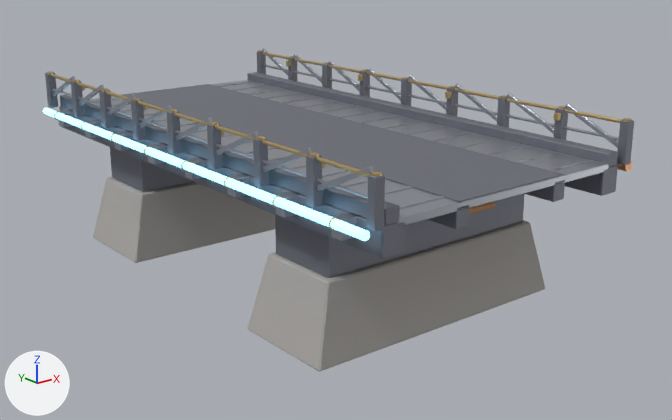
A saved change to the glTF model blender/exports/map/gearforge_bridge_heavy.glb.
Both versions are drawn from a camera (50 mm lens) standing at (-31.3, -42.4, 19.7) and looking at (1.2, -1.7, 3.4). The axes (+X, +Y, +Z) are drawn at lower left. The lights are the same throughout. The first picture is the older version. Vertices at exactly the same position are counted once.

The first picture shows 'gearforge_bridge_heavy_lod0'.
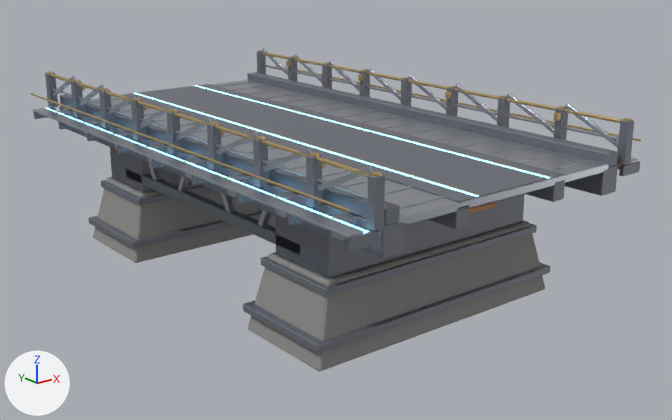
Changed parts and their boxes [x1, y1, x2, y2] in the pictures (672 x 420 px):
'gearforge_bridge_heavy_lod0', reshaped: before [43, 48, 634, 372]; after [31, 48, 642, 372]
part 1 of me_gearforge_bridge_heavy_lod0_mesh, added: after [243, 262, 550, 354]
part 2 of me_gearforge_bridge_heavy_lod0_mesh, added: after [261, 223, 537, 297]
part 3 of me_gearforge_bridge_heavy_lod0_mesh, added: after [88, 211, 275, 248]
part 4 of me_gearforge_bridge_heavy_lod0_mesh, added: after [101, 180, 213, 205]
part 5 of me_gearforge_bridge_heavy_lod0_mesh, added: after [126, 169, 300, 255]
part 6 of me_gearforge_bridge_heavy_lod0_mesh, added: after [349, 230, 379, 251]
part 7 of me_gearforge_bridge_heavy_lod0_mesh, added: after [288, 207, 318, 226]
part 8 of me_gearforge_bridge_heavy_lod0_mesh, added: after [236, 187, 265, 204]
part 9 of me_gearforge_bridge_heavy_lod0_mesh, added: after [191, 169, 219, 185]
part 10 of me_gearforge_bridge_heavy_lod0_mesh, added: after [152, 154, 178, 169]
part 11 of me_gearforge_bridge_heavy_lod0_mesh, added: after [117, 140, 142, 154]
part 12 of me_gearforge_bridge_heavy_lod0_mesh, added: after [86, 128, 110, 141]
part 13 of me_gearforge_bridge_heavy_lod0_mesh, added: after [58, 117, 82, 129]
part 14 of me_gearforge_bridge_heavy_lod0_mesh, added: after [33, 108, 56, 119]
part 15 of me_gearforge_bridge_heavy_lod0_mesh, added: after [619, 161, 640, 176]
part 16 of me_gearforge_bridge_heavy_lod0_mesh, added: after [31, 65, 642, 238]
part 17 of me_gearforge_bridge_heavy_lod0_mesh, recoloured: [93, 177, 545, 372] in both

The change, as a diff of the scene's bpy script:
```diff
--- a/blender/exports/map/gearforge_bridge_heavy.glb.py
+++ b/blender/exports/map/gearforge_bridge_heavy.glb.py
@@ mat_gearforge_stone_map @@
+mat_gearforge_stone_map = principled_material('gearforge_stone_map')
+mat_gearforge_stone_map.base_color = (0.28, 0.27, 0.26)  # grey #908e8b
+mat_gearforge_stone_map.metallic = 0.08
+mat_gearforge_stone_map.roughness = 0.88
@@ me_gearforge_bridge_heavy_lod0_mesh @@
-me_gearforge_bridge_heavy_lod0_mesh.from_pydata(...)  # 3724 vertices, 6952 faces; spans x -9.0..9.1, y -16.2..16.2, z 0.0..10.5
+me_gearforge_bridge_heavy_lod0_mesh.from_pydata(...)  # 5138 vertices, 9528 faces; spans x -9.6..9.6, y -16.2..16.2, z 0.0..10.5
+# me_gearforge_bridge_heavy_lod0_mesh part 1: the loose piece of 24 vertices spanning x -6.8..6.8, y -11.1..-6.9, z 4.0..7.8 is copied, and the copy is scaled about its middle by (1.2, 1.49, 0.0969), then moved by (0.0, 0.0, -4.7); it spans x -8.1..8.1, y -12.1..-5.9, z 1.0..1.4
+# me_gearforge_bridge_heavy_lod0_mesh part 2: the loose piece of 24 vertices spanning x -6.8..6.8, y -11.1..-6.9, z 4.0..7.8 is copied, and the copy is scaled about its middle by (1.08, 1.25, 0.0969), then moved by (0.0, 0.0, -2.3); it spans x -7.3..7.3, y -11.6..-6.4, z 3.4..3.8
+# me_gearforge_bridge_heavy_lod0_mesh part 3: the loose piece of 24 vertices spanning x -6.8..6.8, y 6.9..11.1, z 4.0..7.8 is copied, and the copy is scaled about its middle by (1.2, 1.49, 0.0969), then moved by (0.0, 0.0, -4.7); it spans x -8.1..8.1, y 5.9..12.1, z 1.0..1.4
+# me_gearforge_bridge_heavy_lod0_mesh part 4: the loose piece of 24 vertices spanning x -6.8..6.8, y 6.9..11.1, z 4.0..7.8 is copied, and the copy is scaled about its middle by (1.08, 1.25, 0.0969), then moved by (0.0, 0.0, -2.3); it spans x -7.3..7.3, y 6.4..11.6, z 3.4..3.8
+# me_gearforge_bridge_heavy_lod0_mesh part 5: the loose piece of 24 vertices spanning x -7.8..-6.6, y -16.0..16.0, z 6.6..8.0 is copied, and the copy is scaled about its middle by (0.402, 0.562, 0.416), then moved by (0.7, 0.0, -2.5); it spans x -6.8..-6.2, y -9.0..9.0, z 4.5..5.1
+# me_gearforge_bridge_heavy_lod0_mesh part 6: the loose piece of 24 vertices spanning x -8.4..-7.9, y -16.2..-15.8, z 8.0..10.2 is copied, and the copy is scaled about its middle by (2.98, 0.486, 0.242), then moved by (-0.6, 0.0, -1.5); it spans x -9.5..-8.1, y -16.1..-15.9, z 7.4..7.9
+# me_gearforge_bridge_heavy_lod0_mesh part 7: the loose piece of 24 vertices spanning x -8.4..-7.9, y -12.2..-11.8, z 8.0..10.2 is copied, and the copy is scaled about its middle by (2.98, 0.486, 0.242), then moved by (-0.6, 0.0, -1.5); it spans x -9.5..-8.1, y -12.1..-11.9, z 7.4..7.9
+# me_gearforge_bridge_heavy_lod0_mesh part 8: the loose piece of 24 vertices spanning x -8.4..-7.9, y -8.2..-7.8, z 8.0..10.2 is copied, and the copy is scaled about its middle by (2.98, 0.486, 0.242), then moved by (-0.6, 0.0, -1.5); it spans x -9.5..-8.1, y -8.1..-7.9, z 7.4..7.9
+# me_gearforge_bridge_heavy_lod0_mesh part 9: the loose piece of 24 vertices spanning x -8.4..-7.9, y -4.2..-3.8, z 8.0..10.2 is copied, and the copy is scaled about its middle by (2.98, 0.486, 0.242), then moved by (-0.6, 0.0, -1.5); it spans x -9.5..-8.1, y -4.1..-3.9, z 7.4..7.9
+# me_gearforge_bridge_heavy_lod0_mesh part 10: the loose piece of 24 vertices spanning x -7.8..-6.6, y -16.0..16.0, z 6.6..8.0 is copied, and the copy is scaled about its middle by (1.2, 0.00699, 0.389), then moved by (-1.6, 0.0, 0.3); it spans x -9.5..-8.1, y -0.1..0.1, z 7.4..7.9
+# me_gearforge_bridge_heavy_lod0_mesh part 11: the loose piece of 24 vertices spanning x -8.4..-7.9, y 3.8..4.2, z 8.0..10.2 is copied, and the copy is scaled about its middle by (2.98, 0.486, 0.242), then moved by (-0.6, 0.0, -1.5); it spans x -9.5..-8.1, y 3.9..4.1, z 7.4..7.9
+# me_gearforge_bridge_heavy_lod0_mesh part 12: the loose piece of 24 vertices spanning x -8.4..-7.9, y 7.8..8.2, z 8.0..10.2 is copied, and the copy is scaled about its middle by (2.98, 0.486, 0.242), then moved by (-0.6, 0.0, -1.5); it spans x -9.5..-8.1, y 7.9..8.1, z 7.4..7.9
+# me_gearforge_bridge_heavy_lod0_mesh part 13: the loose piece of 24 vertices spanning x -8.4..-7.9, y 11.8..12.2, z 8.0..10.2 is copied, and the copy is scaled about its middle by (2.98, 0.486, 0.242), then moved by (-0.6, 0.0, -1.5); it spans x -9.5..-8.1, y 11.9..12.1, z 7.4..7.9
+# me_gearforge_bridge_heavy_lod0_mesh part 14: the loose piece of 24 vertices spanning x -8.4..-7.9, y 15.8..16.2, z 8.0..10.2 is copied, and the copy is scaled about its middle by (2.98, 0.486, 0.242), then moved by (-0.6, 0.0, -1.5); it spans x -9.5..-8.1, y 15.9..16.1, z 7.4..7.9
+# me_gearforge_bridge_heavy_lod0_mesh part 15: the loose piece of 24 vertices spanning x 7.9..8.4, y -16.2..-15.8, z 8.0..10.2 is copied, and the copy is scaled about its middle by (2.98, 0.486, 0.242), then moved by (0.6, 0.0, -1.5); it spans x 8.1..9.5, y -16.1..-15.9, z 7.4..7.9
+# me_gearforge_bridge_heavy_lod0_mesh part 16: 694 vertices added at x -9.6..9.6, y -16.0..16.0, z 2.2..9.1
+# me_gearforge_bridge_heavy_lod0_mesh part 17: 88 faces spanning x -8.0..8.0, y -12.0..12.0, z 0.0..4.0 switch from mat_gearforge_stone (grey #adaaa6) to mat_gearforge_stone_map (grey #908e8b)
+# other edits to the shape of me_gearforge_bridge_heavy_lod0_mesh do not show in these pictures
 me_gearforge_bridge_heavy_lod0_mesh.materials.append(mat_gearforge_dark_iron)
```
